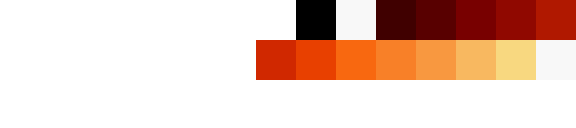
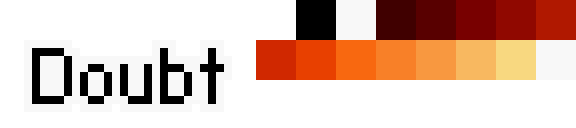
Before/after of a w=576, h=128 layered artwork. What changed in the layer stack:
added layer "Layer 4" above "Layer 3" over box(24, 40, 232, 112)
